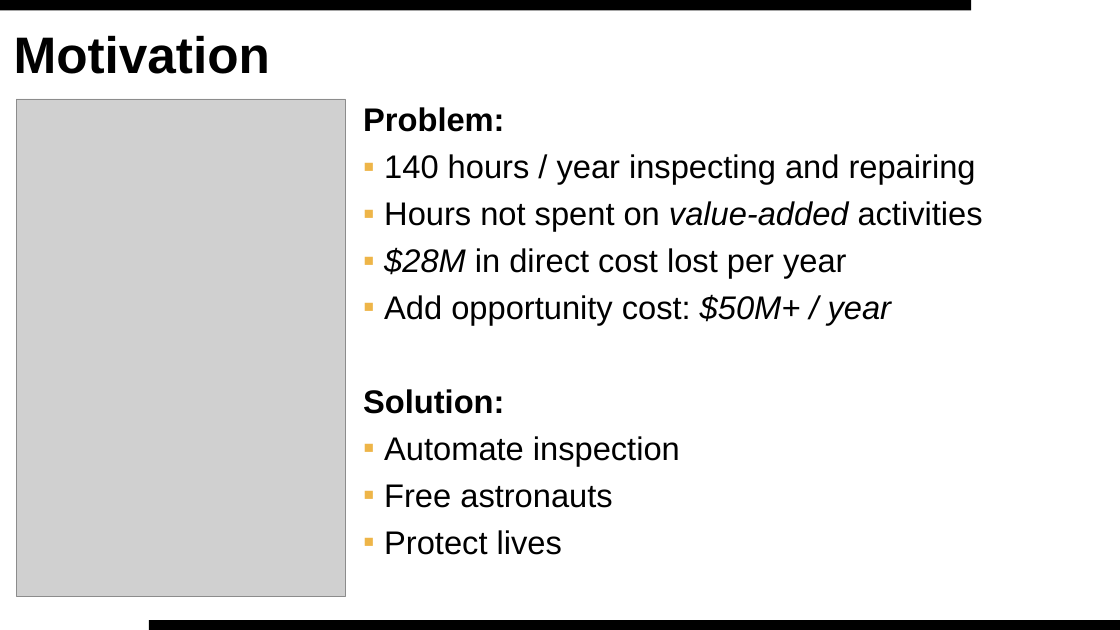
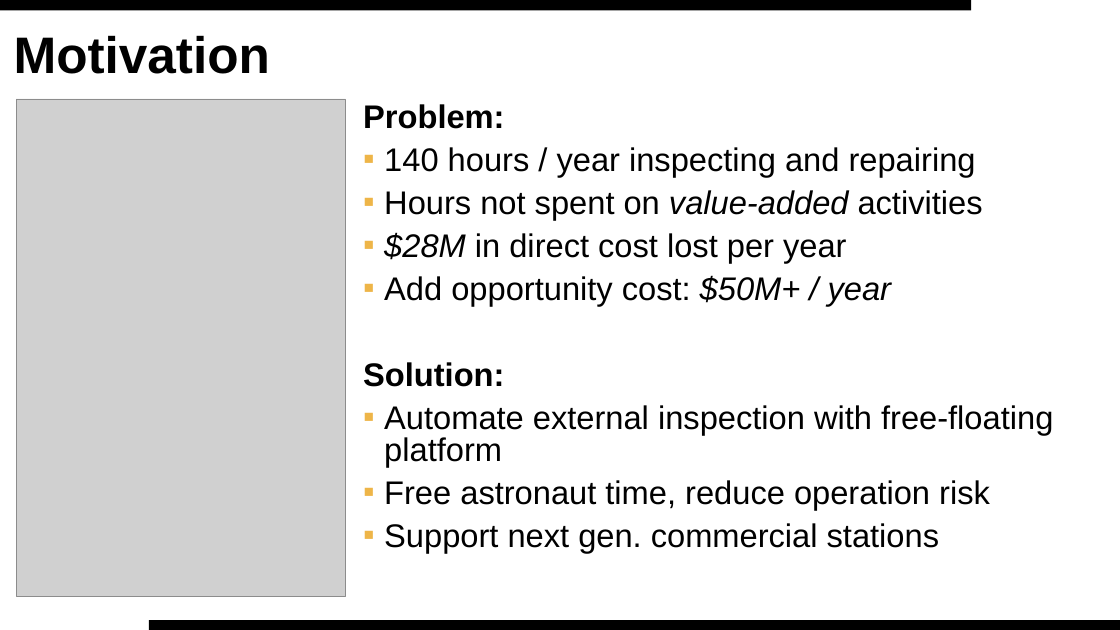
Before and after one commit to gautelg/EK505_Final_Project, a slide deck: slide 4 of Report_Presentation/Presentation.pptx. Drawn at 1120x630 pixels with LibreOffice and Linux fonts; fonts in the diff are those of the drawing; grey boxes stand for pictures; background and template pictures are left out. Boxes give left, top, right and bottom in pixels: in the first picture for what was removed or moved away, otherwise in the second. Text is boxed around its words. In the diff, an @@ line names an element or a change of style, - is before the commit and + after.

```diff
--- a/Report_Presentation/Presentation.pptx
+++ b/Report_Presentation/Presentation.pptx
@@ text at (363,104,983,387): line spacing 0.9 to 0.8 @@
@@ text at (384,405,1053,553): text changed @@
-▪ Automate inspection
-▪ Free astronauts
-▪ Protect lives
+▪ Automate external inspection with free-floating platform
+▪ Free astronaut time, reduce operation risk
+▪ Support next gen. commercial stations
```
Also in this commit, not shown: 2 other slides changed, 3 slides added, 1 slide removed, 16 other files.
